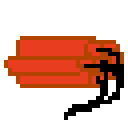
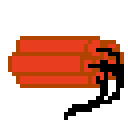
Before/after of a 128×128 layered artwork. What changed in the layer stack:
painted on "Layer" over <box>4,36,116,76</box>
